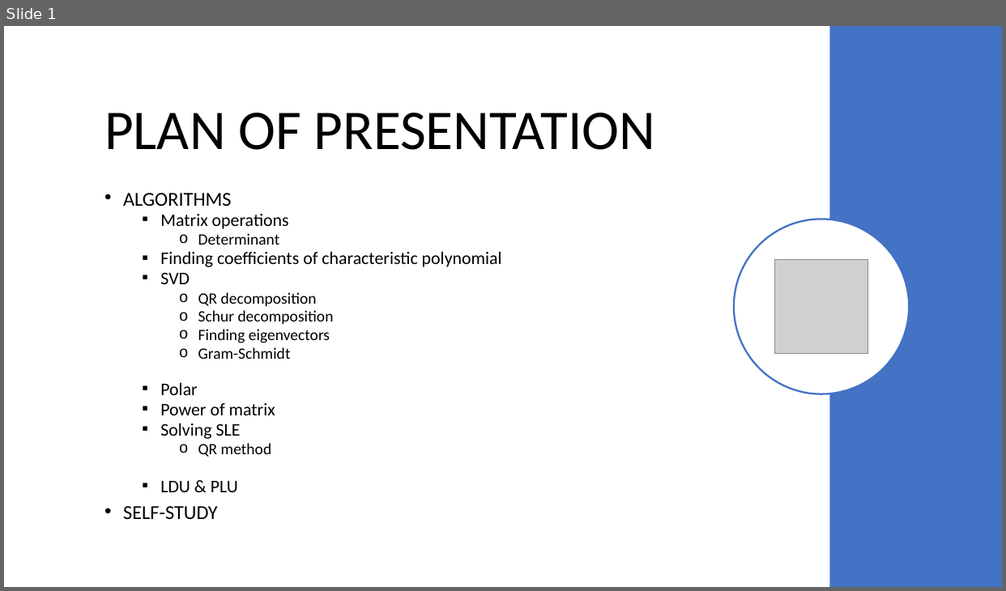
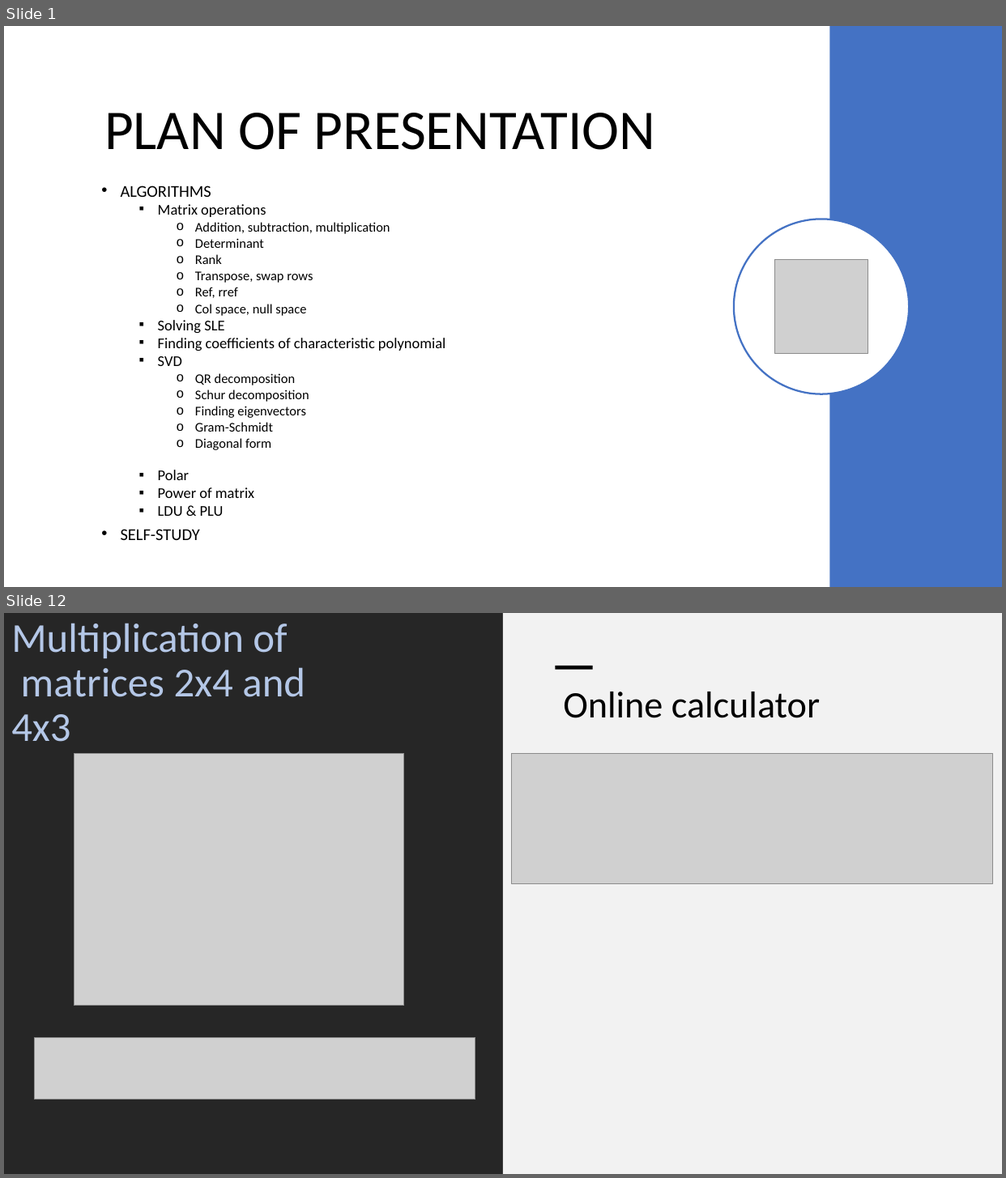
Before and after one commit to netalydana28/Python2, a slide deck: project3/algebra.pptx. Shown one above the other, each under a label of ours: slide 1 before the commit, slides 1 and 12 after it; the slides between them are not shown. The pictures are 1006x591 and 1006x1178 pixels, drawn with LibreOffice and Linux fonts; fonts in the diff are those of the drawing; grey boxes stand for pictures. Boxes give left, top, right and bottom in pixels: in the first picture for what was removed or moved away, otherwise in the second. Text is boxed around its words. In the diff, an @@ line names an element or a change of style, - is before the commit and + after.

```diff
--- a/project3/algebra.pptx
+++ b/project3/algebra.pptx
@@ slide 12 added at (4,613,1002,1174), background #FFFFFF @@
@@ rectangle added at (4,613,503,1174), fill #262626 @@
@@ title added at (11,623,305,742), 39.6 pt, text #B4C7E7 @@
+Multiplication of matrices 2x4 and 4x3
@@ rectangle added at (503,613,1002,1174), fill #F2F2F2 @@
@@ rectangle added at (556,666,593,669), fill #000000 @@
@@ text added at (563,692,820,718), 36 pt, text #000000 @@
+Online calculator
@@ picture added at (74,754,404,1006) @@
@@ picture added at (512,754,993,884) @@
@@ picture added at (35,1037,475,1100) @@
@@ slide 1 changed as well @@
@@ text "ALGORITHMS": place and size @@
-text "ALGORITHMS" at (123,193,502,519)
+text "ALGORITHMS" at (121,186,445,540)
@@ text at (121,186,445,540): size 19 to 16 pt in "ALGORITHMS", "SELF-STUDY"; size 17.1 to 14.4 pt in "Matrix operations", "Finding coefficients of characteristic polynomial", "SVD", "Polar" and 2 more places; size 15.2 to 12.8 pt in "Determinant", "QR decomposition", "Schur decomposition", "Finding eigenvectors" and 1 more places @@
@@ text at (195,222,390,234): paragraph added @@
+    o Addition, subtraction, multiplication
@@ text at (158,254,313,333): paragraphs added @@
+    o Rank
+    o Transpose, swap rows
+    o Ref, rref
+    o Col space, null space
+  ▪ Solving SLE
@@ text at (160,423,272,457): paragraphs removed @@
-  ▪ Solving SLE
-    o QR method
@@ text at (195,438,271,450): paragraph added @@
+    o Diagonal form
```
Also in this commit, not shown: 9 other slides changed, 45 other slides added, 6 slides removed, 4 other files.
